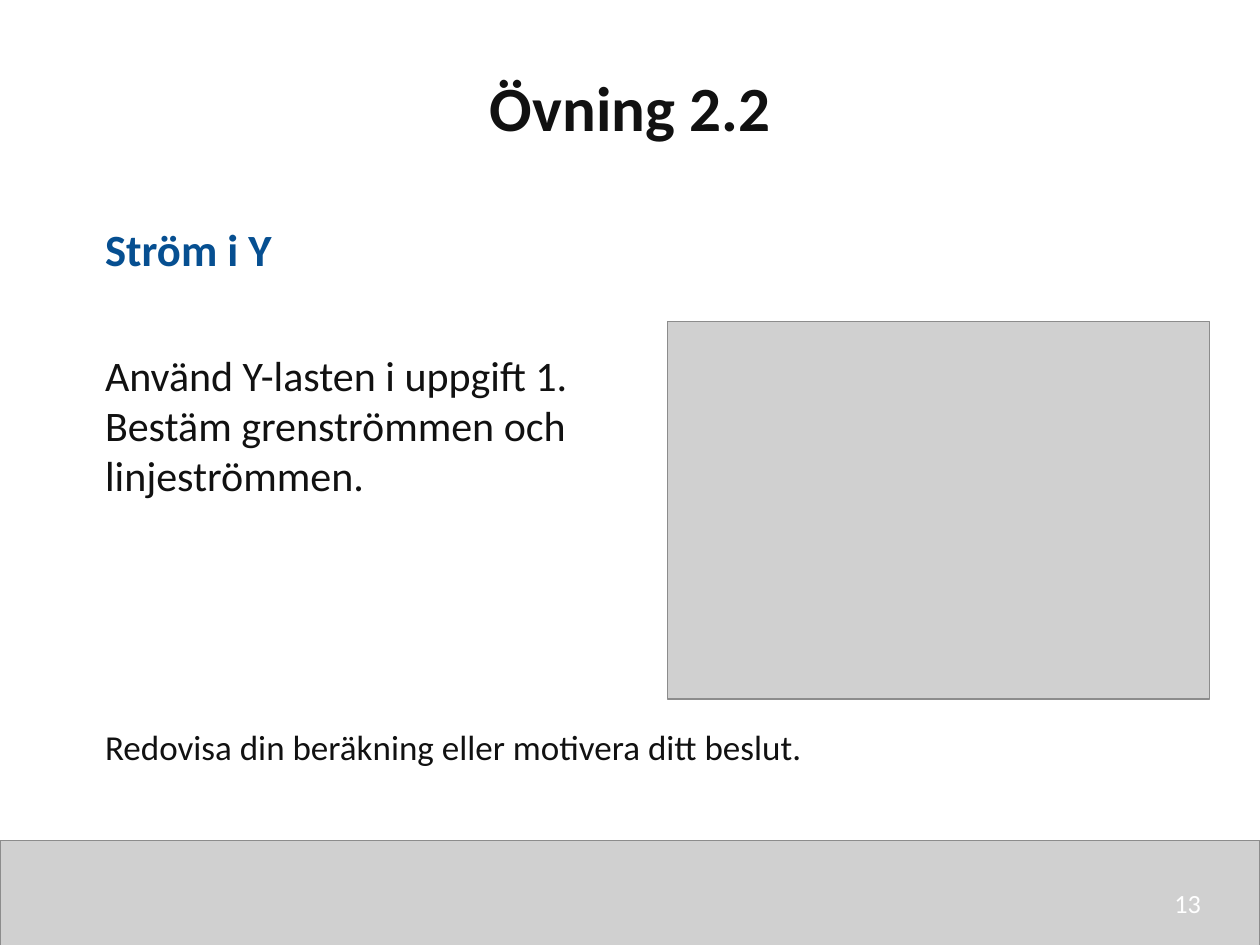
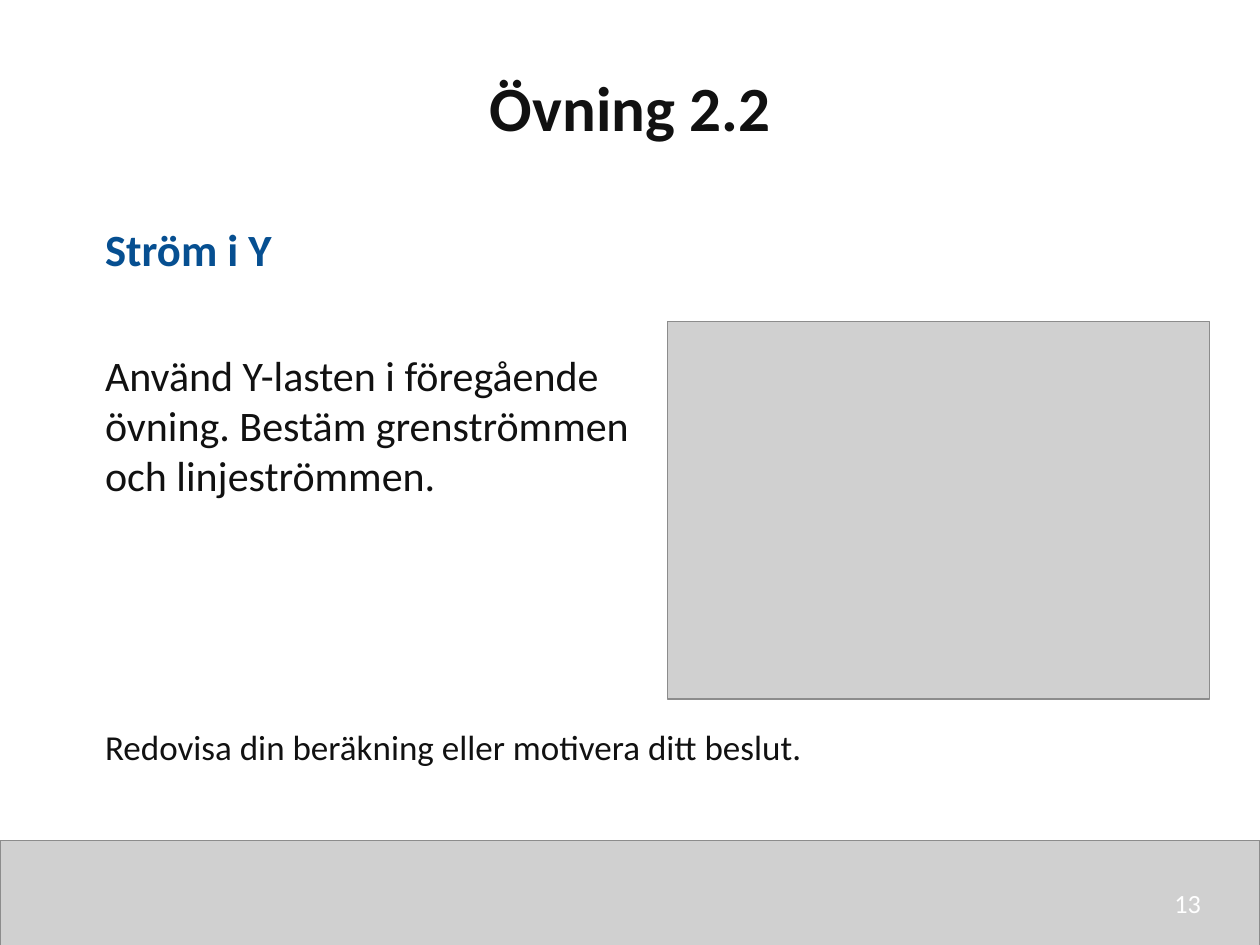
Before and after one commit to nj22az/nj22az.github.io, a slide deck: slide 13 of sjoskolan/vecka-41/aktuell/v41_02_Y_och_trefaseffekt_elev.pptx. Drawn at 1260x945 pixels with LibreOffice and Linux fonts; fonts in the diff are those of the drawing; grey boxes stand for pictures. Boxes give left, top, right and bottom in pixels: in the first picture for what was removed or moved away, otherwise in the second. Text is boxed around its words. In the diff, an @@ line names an element or a change of style, - is before the commit and + after.

```diff
--- a/sjoskolan/vecka-41/aktuell/v41_02_Y_och_trefaseffekt_elev.pptx
+++ b/sjoskolan/vecka-41/aktuell/v41_02_Y_och_trefaseffekt_elev.pptx
@@ text at (x1=105, y1=361, x2=629, y2=499): text changed @@
-Använd Y-lasten i uppgift 1. Bestäm grenströmmen och linjeströmmen.
+Använd Y-lasten i föregående övning. Bestäm grenströmmen och linjeströmmen.
```
Also in this commit, not shown: 35 other files.
